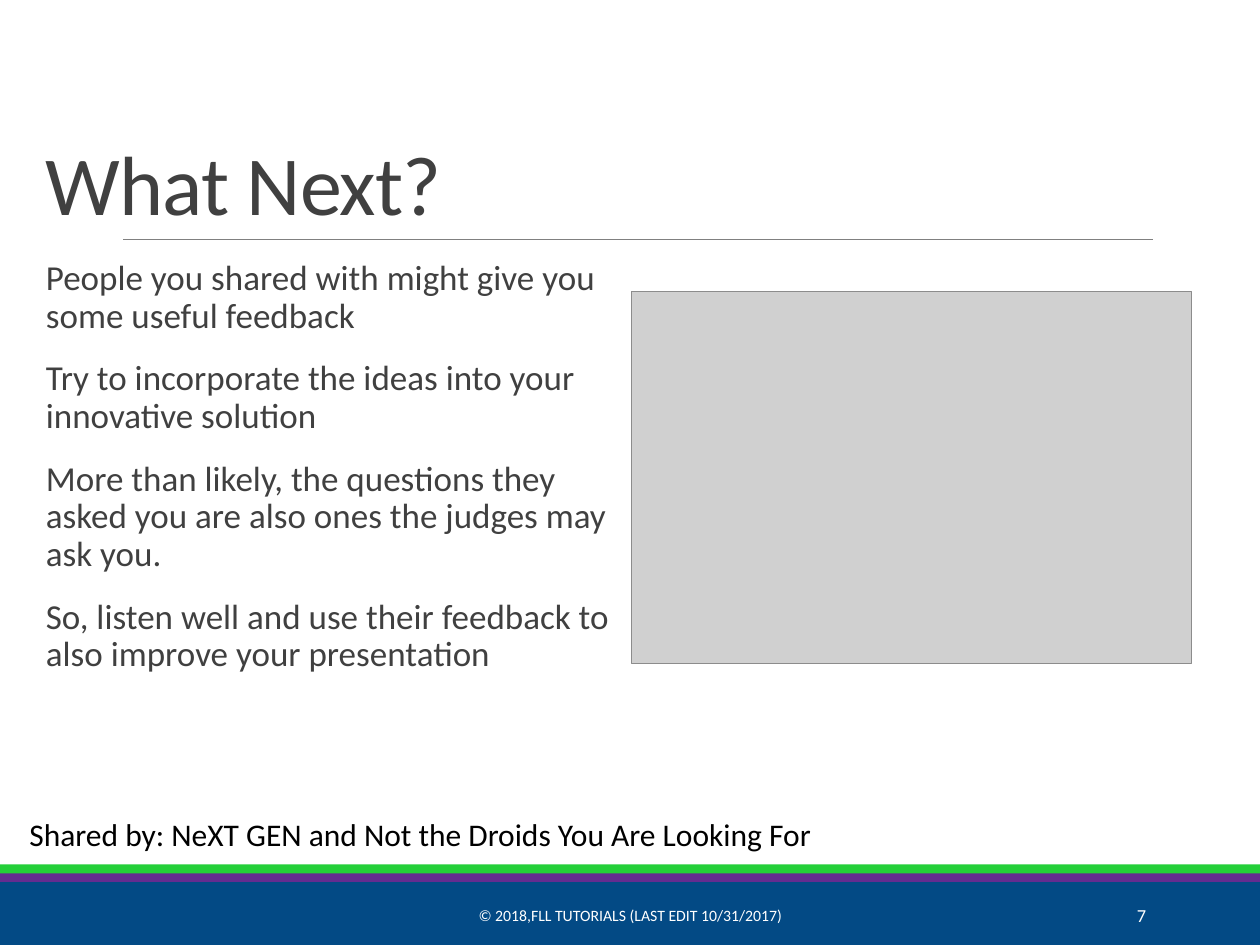
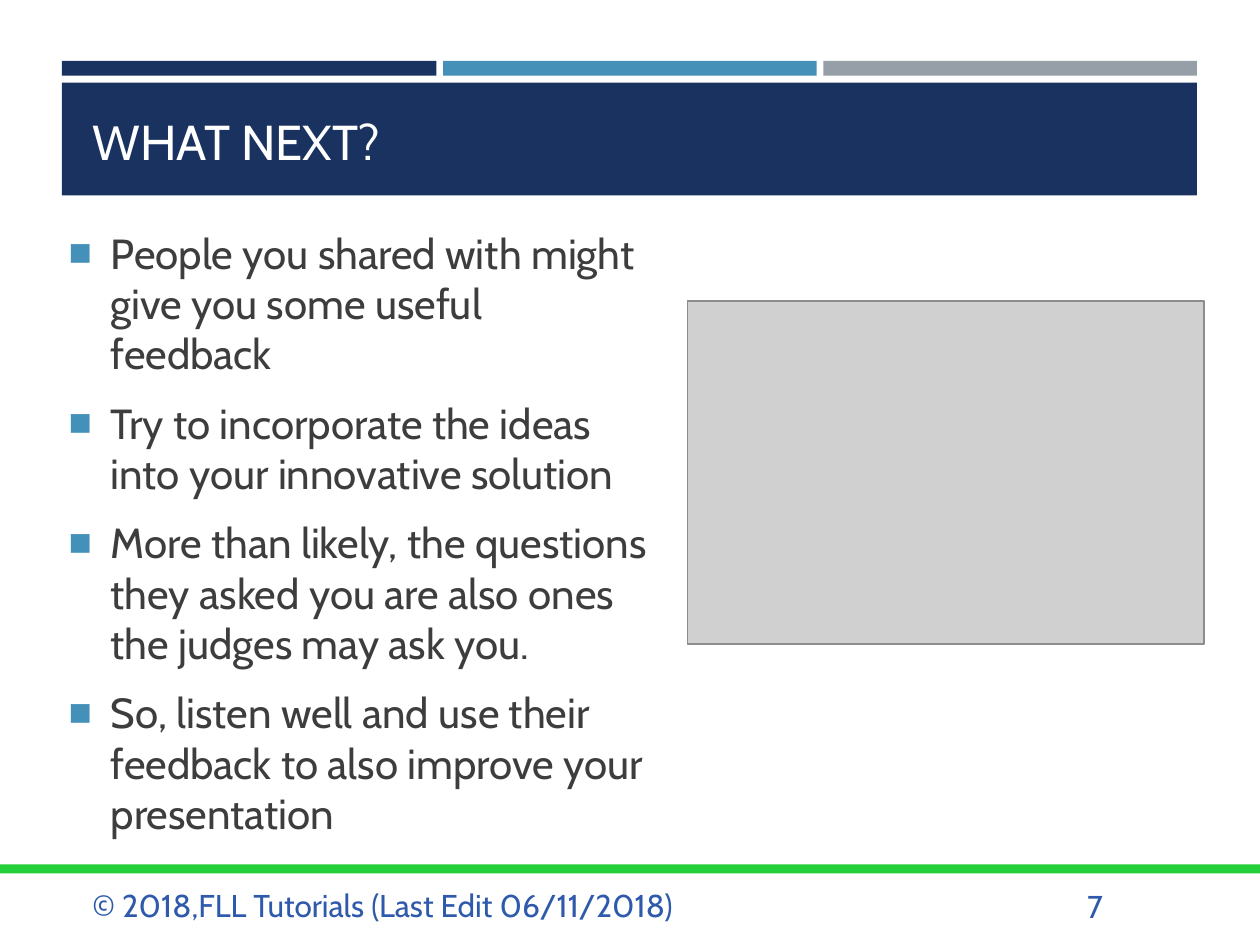
Before and after one commit to ev3lessons/FLL-Tutorials, a slide deck: slide 7 of translations/en-us/Project/Sharing.pptx. Drawn at 1260x945 pixels with LibreOffice and Linux fonts; fonts in the diff are those of the drawing; grey boxes stand for pictures. Boxes give left, top, right and bottom in pixels: in the first picture for what was removed or moved away, otherwise in the second. Text is boxed around its words. In the diff, an @@ line names an element or a change of style, - is before the commit and + after.

```diff
--- a/translations/en-us/Project/Sharing.pptx
+++ b/translations/en-us/Project/Sharing.pptx
@@ rectangle added at [62,60,436,76], fill #1A3260 @@
@@ rectangle added at [62,83,1197,195], fill #1A3260 @@
@@ rectangle added at [444,60,816,76], fill #4590B8 @@
@@ rectangle added at [824,60,1197,76], fill #969FA7 @@
@@ title at [93,123,380,160]: text changed; size 48 to 28 pt; font Calibri to Cabin; text colour #404040 to #FFFFFF @@
-What Next?
+WHAT NEXT?
@@ text "People you shared with might ...": place and size @@
-text "People you shared with might ..." at [46,265,609,672]
+text "People you shared with might ..." at [111,237,646,789]
@@ text "People you shared with might ..." at [111,237,646,789]: size 20 to 24 pt, font Calibri to Cabin, text colour #404040 to #3D3D3D; bullet   to ■; line spacing 0.9 to 1; less space between paragraphs; bullet colour #E48312 to #4590B8 @@
@@ line removed from (123, 239) to (1153, 239) @@
@@ picture: place and size @@
-picture at [631,291,1191,663]
+picture at [688,301,1205,644]
@@ text removed at [29,824,811,852] @@
-Shared by: NeXT GEN and Not the Droids You Are Looking For
@@ rectangle removed at [0,882,1260,945] @@
@@ rectangle removed at [0,873,1260,882] @@
@@ text "© 2018,FLL Tutorials (Last Edit ..." at [122,893,673,922]: vertical alignment middle to top @@
@@ text at [122,893,673,922]: text changed; size 9 to 18 pt; font Calibri to Cabin; text colour #FFFFFF to #2F5AAC @@
-© 2018,FLL TUTORIALS (LAST EDIT 10/31/2017)
+© 2018,FLL Tutorials (Last Edit 06/11/2018)
@@ page number: place and size @@
-page number at [1137,910,1146,922]
+page number at [1087,896,1103,918]
@@ page number at [1087,896,1103,918]: size 10.5 to 18 pt, font Calibri to Cabin, text colour #FFFFFF to #2F5AAC; alignment right to left; vertical alignment middle to top @@
```
Also in this commit, not shown: 7 other slides changed, 10 other files.
